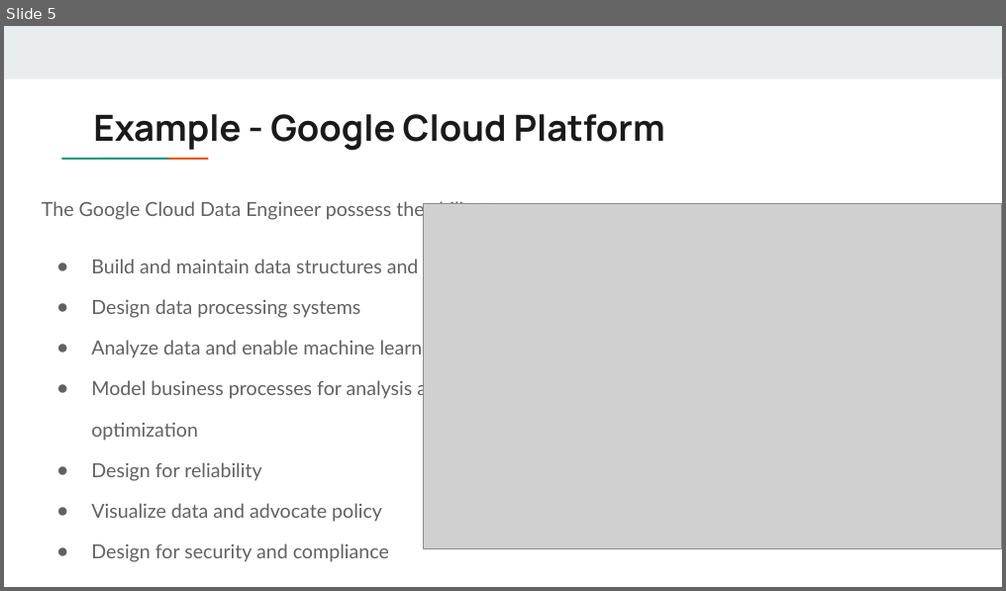
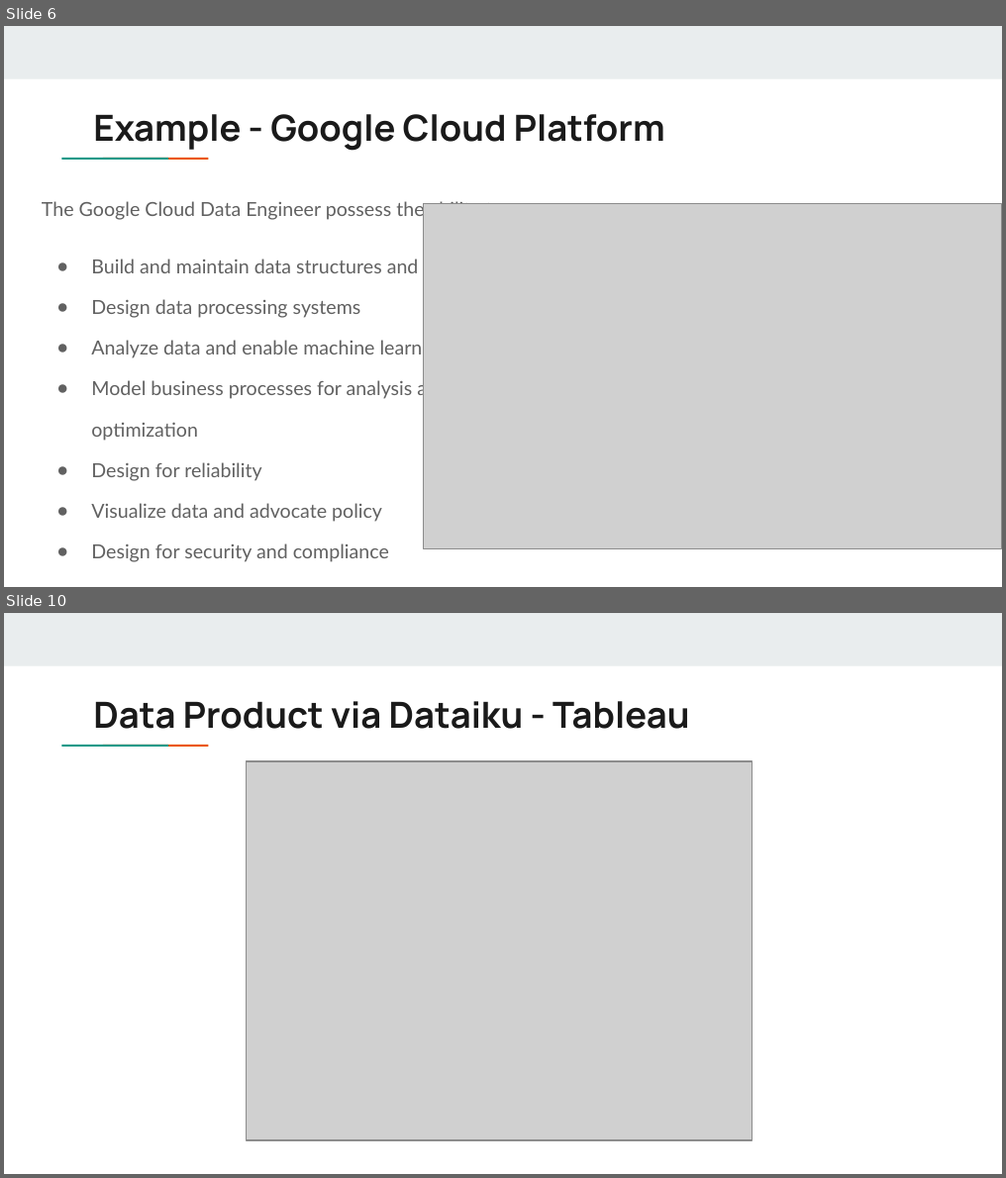
Before and after one commit to jbergmann56/ODSA-PythonAdvModels, a slide deck: Class Lectures/Data Engineering using Python & Dataiku (7).pptx. Shown one above the other, each under a label of ours: slide 5 before the commit, slides 6 and 10 after it; the slides between them are not shown. The pictures are 1006x591 and 1006x1178 pixels, drawn with LibreOffice and Linux fonts; fonts in the diff are those of the drawing; grey boxes stand for pictures. Boxes give left, top, right and bottom in pixels: in the first picture for what was removed or moved away, otherwise in the second. Text is boxed around its words. In the diff, an @@ line names an element or a change of style, - is before the commit and + after.

```diff
--- a/Class Lectures/Data Engineering using Python & Dataiku (7).pptx
+++ b/Class Lectures/Data Engineering using Python & Dataiku (7).pptx
@@ slide 10 added at box(4, 613, 1002, 1174), background #FFFFFF; not listed: 3 template elements that a slide beside it also shows @@
@@ title added at box(93, 701, 689, 729), 26 pt, text #1A1A1A, bold @@
+Data Product via Dataiku - Tableau
@@ picture added at box(247, 761, 752, 1141) @@
@@ what was slide 5 is now slide 6 @@
```
Also in this commit, not shown: 2 slides changed, 3 other slides added.
